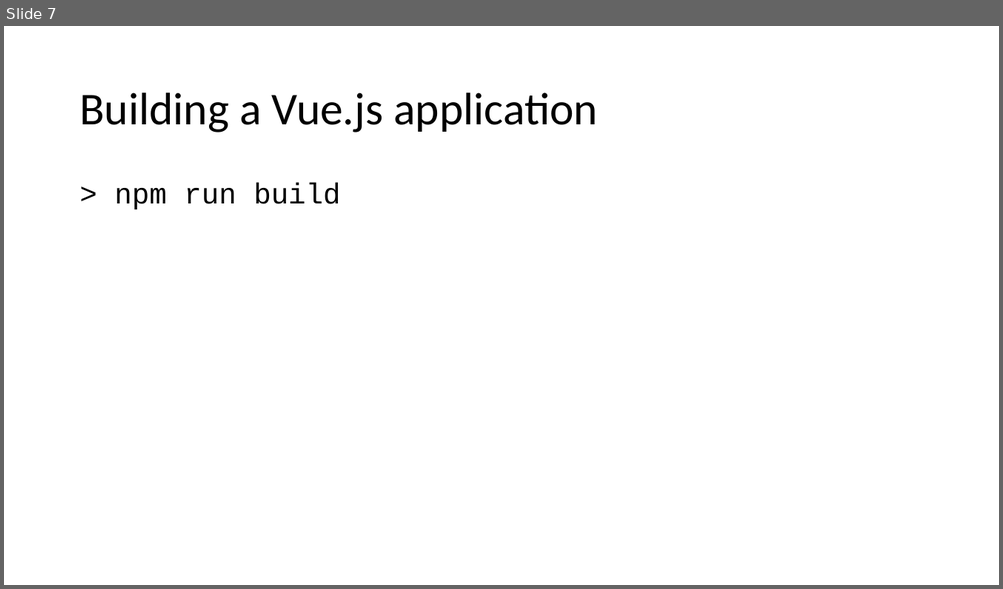
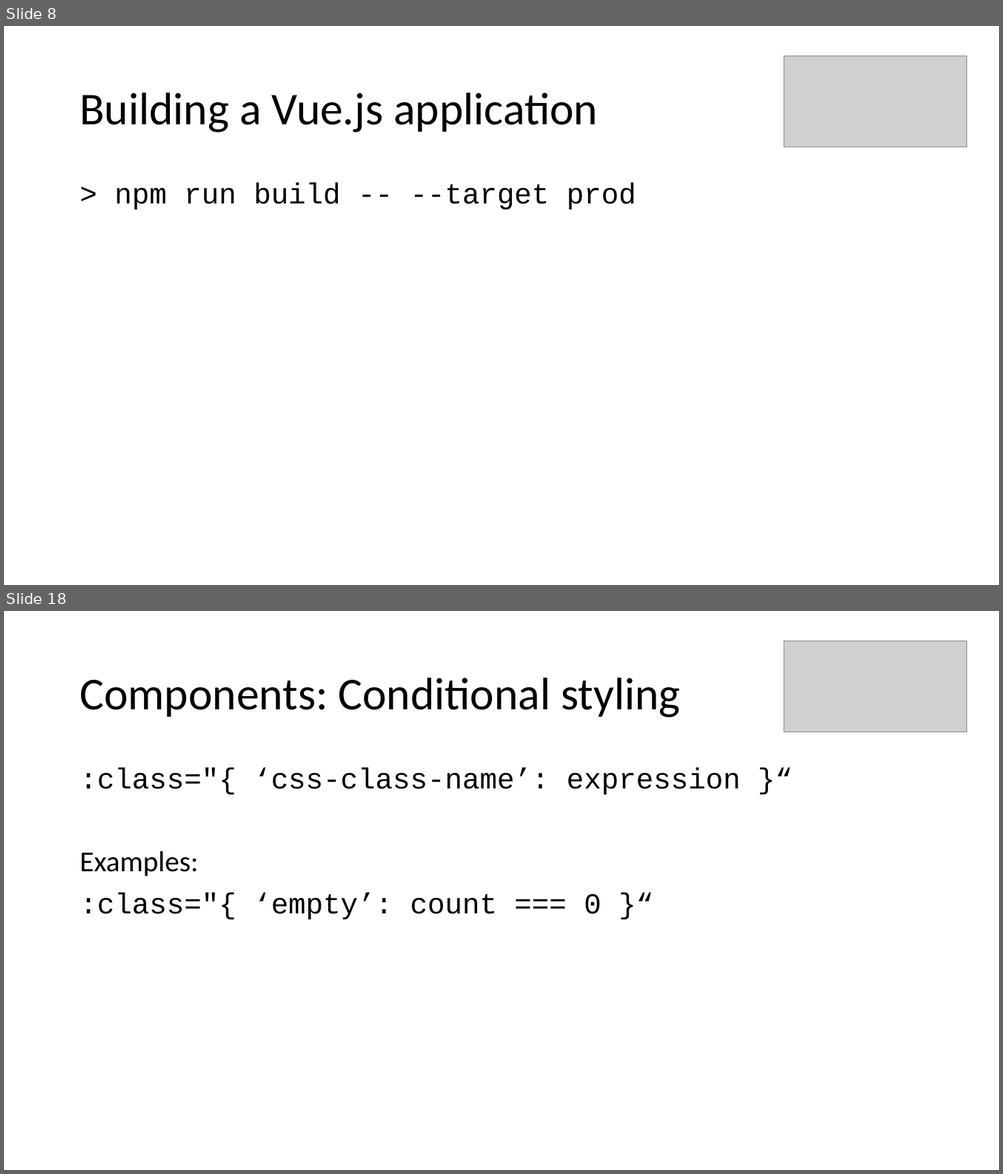
Before and after one commit to aljazsim/vue-masterclass-examples, a slide deck: Vuejs Masterclass.pptx. Shown one above the other, each under a label of ours: slide 7 before the commit, slides 8 and 18 after it; the slides between them are not shown. The pictures are 1003x589 and 1003x1174 pixels, drawn with LibreOffice and Linux fonts; fonts in the diff are those of the drawing; grey boxes stand for pictures. Boxes give left, top, right and bottom in pixels: in the first picture for what was removed or moved away, otherwise in the second. Text is boxed around its words. In the diff, an @@ line names an element or a change of style, - is before the commit and + after.

```diff
--- a/Vuejs Masterclass.pptx
+++ b/Vuejs Masterclass.pptx
@@ slide 18 added at <box>4,611,999,1170</box>, background #FFFFFF @@
@@ picture added at <box>784,641,967,732</box> @@
@@ title added at <box>79,678,680,718</box>, 44 pt, text #000000 @@
+Components: Conditional styling
@@ text added at <box>79,768,740,920</box>, 28 pt, text #000000 @@
+:class="{ ‘css-class-name’: expression }“
+Examples:
+:class="{ ‘empty’: count === 0 }“
@@ what was slide 7 is now slide 8 @@
@@ slide 8 changed as well @@
@@ picture added at <box>784,56,967,147</box> @@
@@ text at <box>114,183,636,210</box>: text changed @@
-> npm run build
+> npm run build -- --target prod
```
Also in this commit, not shown: 7 other slides changed, 31 other slides added, 1 other file.
